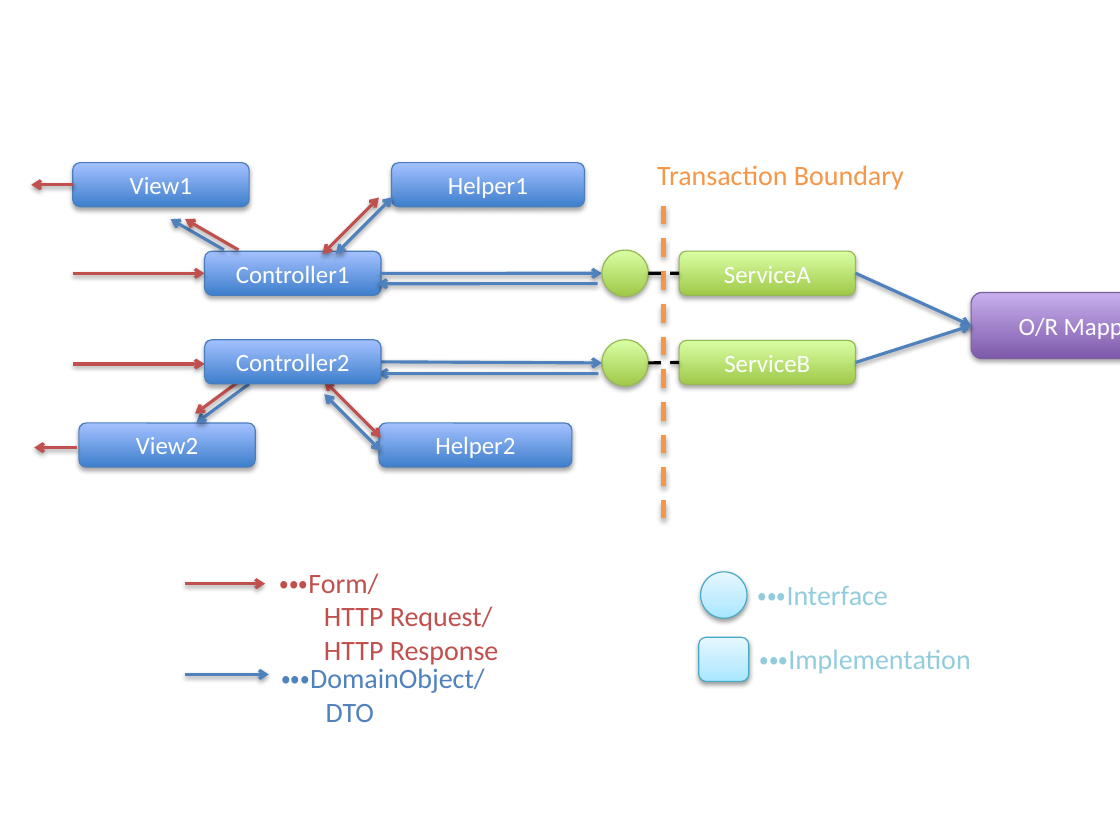
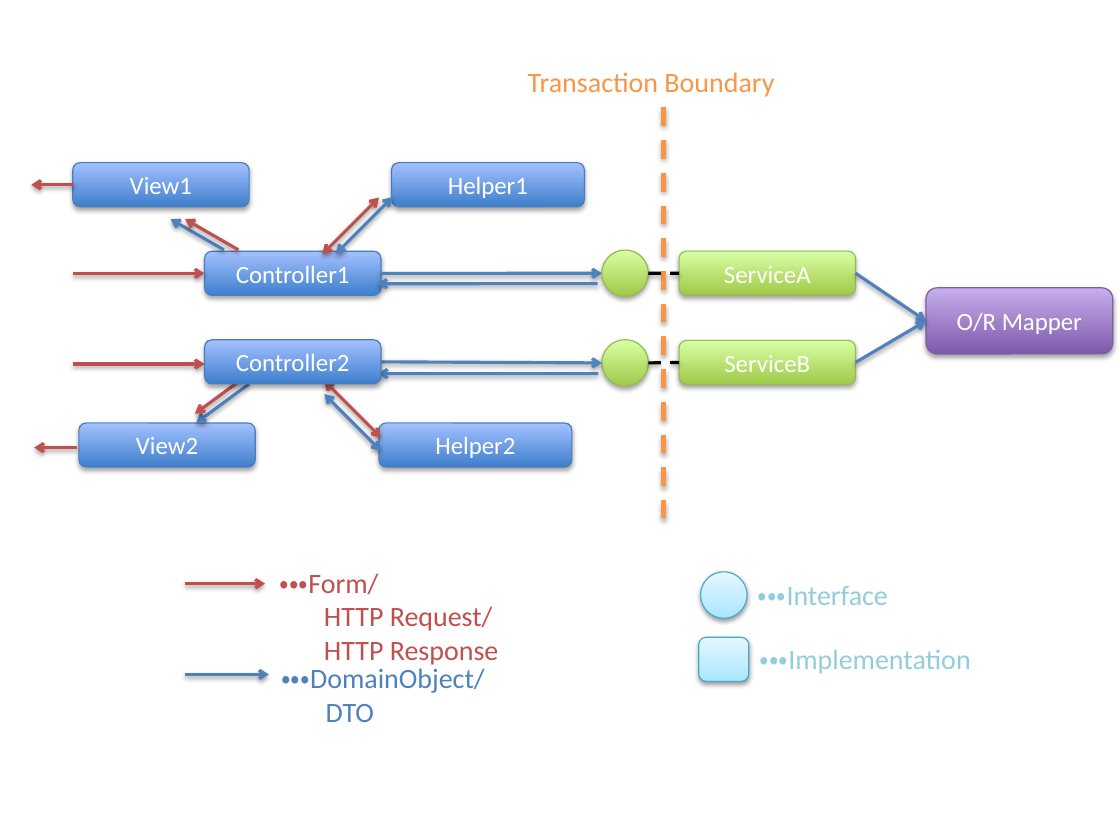
Before and after one commit to garbagetown/guideline, a slide deck: slide 5 of source/Overview/images_ApplicationLayering/materialApplicationLayering.pptx. Drawn at 1120x840 pixels with LibreOffice and Linux fonts; fonts in the diff are those of the drawing. Boxes give left, top, right and bottom in pixels: in the first picture for what was removed or moved away, otherwise in the second. Text is boxed around its words. In the diff, an @@ line names an element or a change of style, - is before the commit and + after.

```diff
--- a/source/Overview/images_ApplicationLayering/materialApplicationLayering.pptx
+++ b/source/Overview/images_ApplicationLayering/materialApplicationLayering.pptx
@@ text "Transaction Boundary": place and size @@
-text "Transaction Boundary" at [657, 165, 904, 190]
+text "Transaction Boundary" at [528, 72, 774, 97]
@@ line moved from (664, 206) - (664, 519) to (664, 108) - (664, 519) @@
@@ arrow moved from (856, 273) - (971, 326) to (856, 273) - (926, 321) @@
@@ rounded rectangle "O/R Mapper": place and size @@
-rounded rectangle "O/R Mapper" at [971, 292, 1120, 358]
+rounded rectangle "O/R Mapper" at [926, 288, 1113, 354]
@@ arrow moved from (856, 363) - (971, 326) to (856, 363) - (926, 321) @@
```
Also in this commit, not shown: 3 other slides changed, 10 other files.
